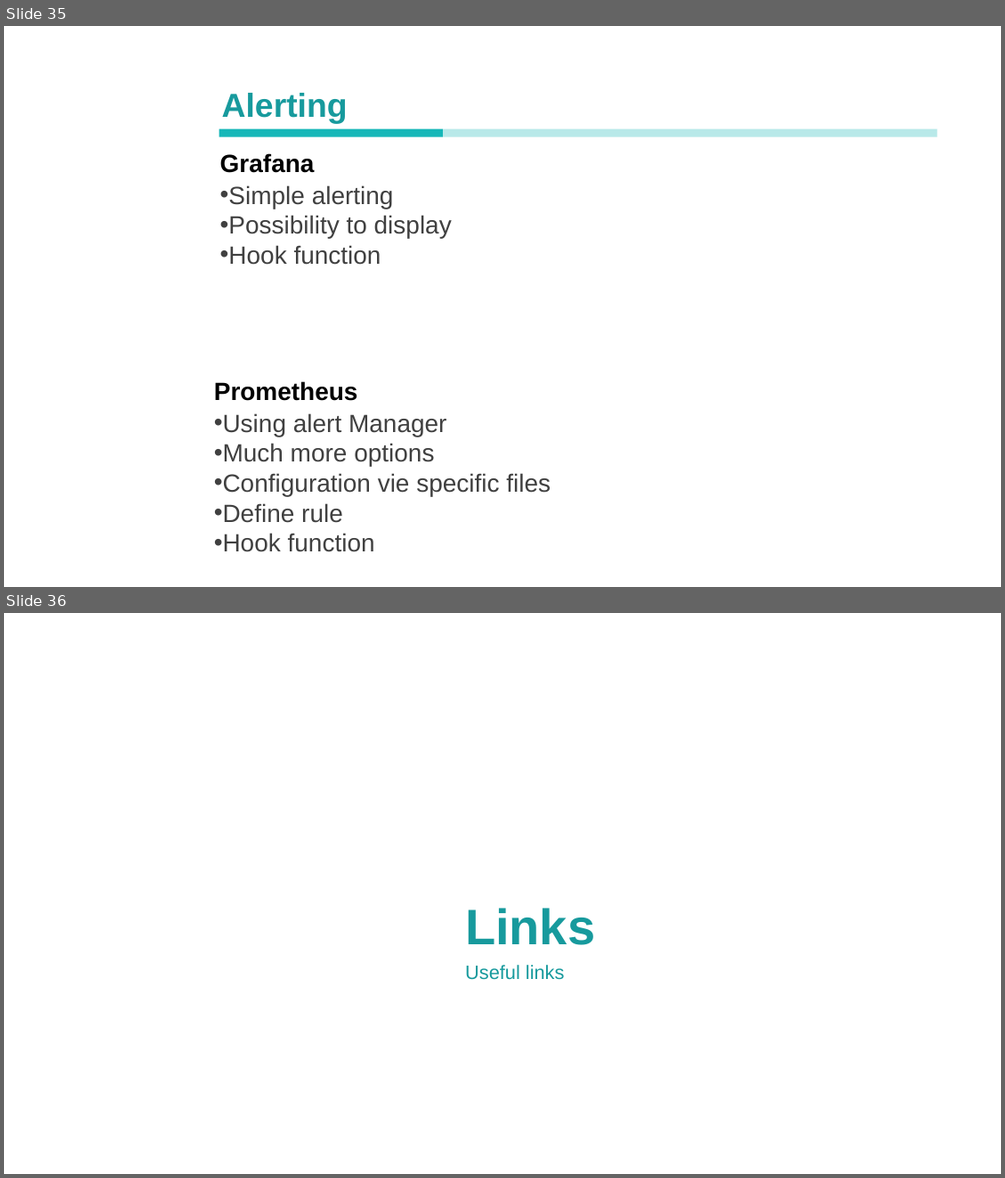
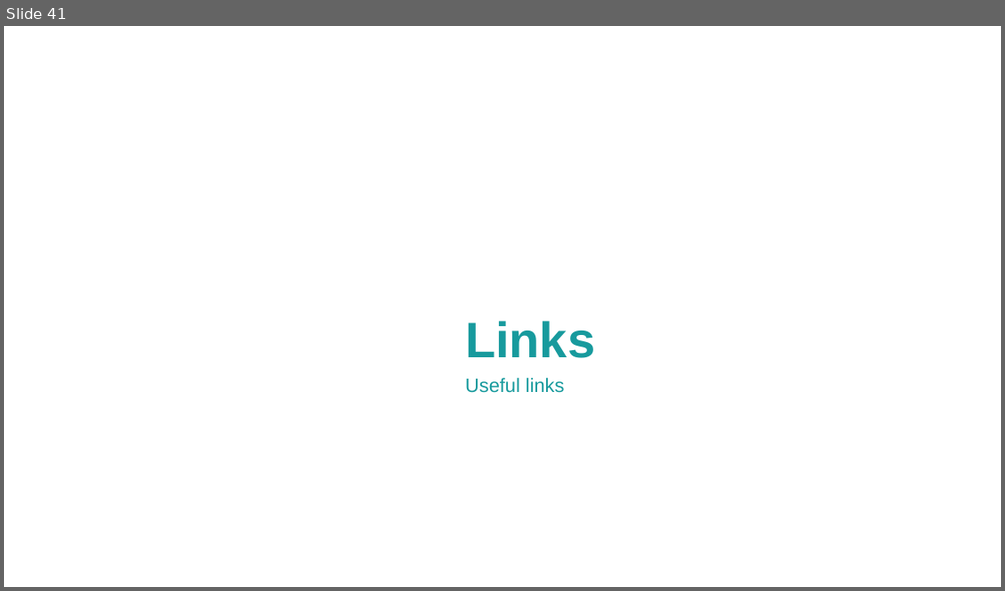
Before and after one commit to Ludo-didelot/PresentationPrometheusGrafana, a slide deck: Presentation - Monitoring.pptx. Shown one above the other, each under a label of ours: slides 35 and 36 before the commit, slide 41 after it. The pictures are 1005x1178 and 1005x591 pixels, drawn with LibreOffice and Linux fonts; fonts in the diff are those of the drawing; background and template pictures are left out. Boxes give left, top, right and bottom in pixels: in the first picture for what was removed or moved away, otherwise in the second. Text is boxed around its words. In the diff, an @@ line names an element or a change of style, - is before the commit and + after.

```diff
--- a/Presentation - Monitoring.pptx
+++ b/Presentation - Monitoring.pptx
@@ slide 35 removed at [4,26,1001,587], background picture (left out) @@
@@ text removed at [36,26,137,587] @@
-DEMO
@@ text removed at [222,93,348,123] @@
-Alerting
@@ rectangle removed at [219,128,443,136] @@
@@ text removed at [354,128,650,137] @@
-Agenda Style
@@ rectangle removed at [443,128,937,136] @@
@@ text removed at [220,153,315,173] @@
-Grafana
@@ text removed at [220,185,452,265] @@
-• Simple alerting
-• Possibility to display
-• Hook function
@@ text removed at [214,381,358,401] @@
-Prometheus
@@ text removed at [214,413,550,552] @@
-• Using alert Manager
-• Much more options
-• Configuration vie specific files
-• Define rule
-• Hook function
@@ what was slide 36 is now slide 41 @@
```
Also in this commit, not shown: 2 slides changed, 6 slides added.
